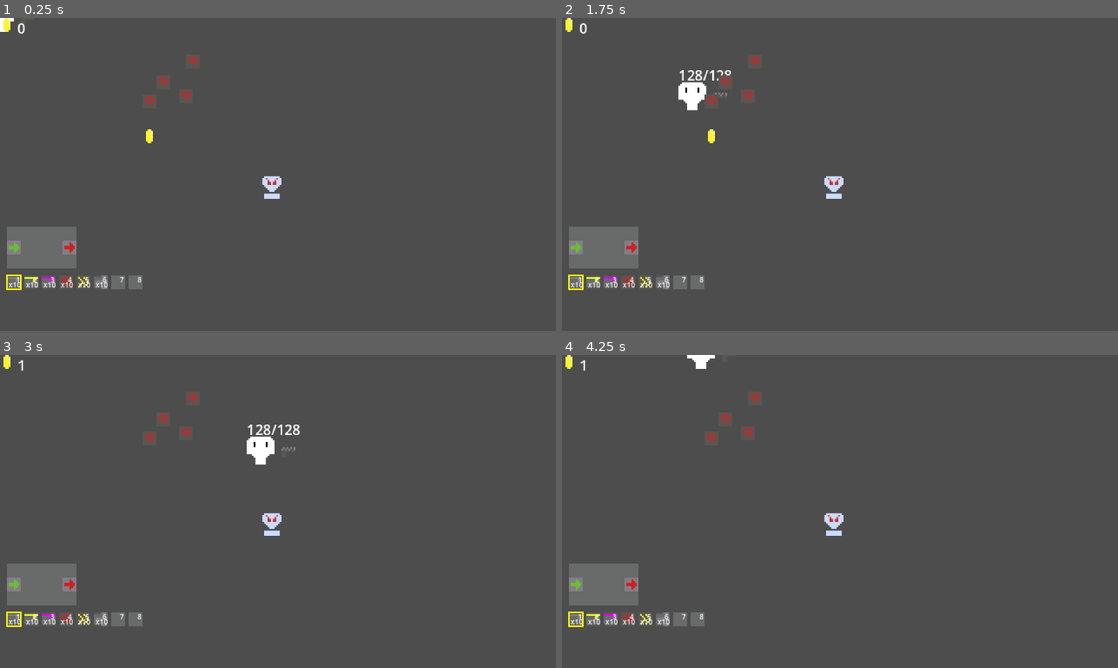
Above: before the commit, frames 1-4 (two rows, left to right).
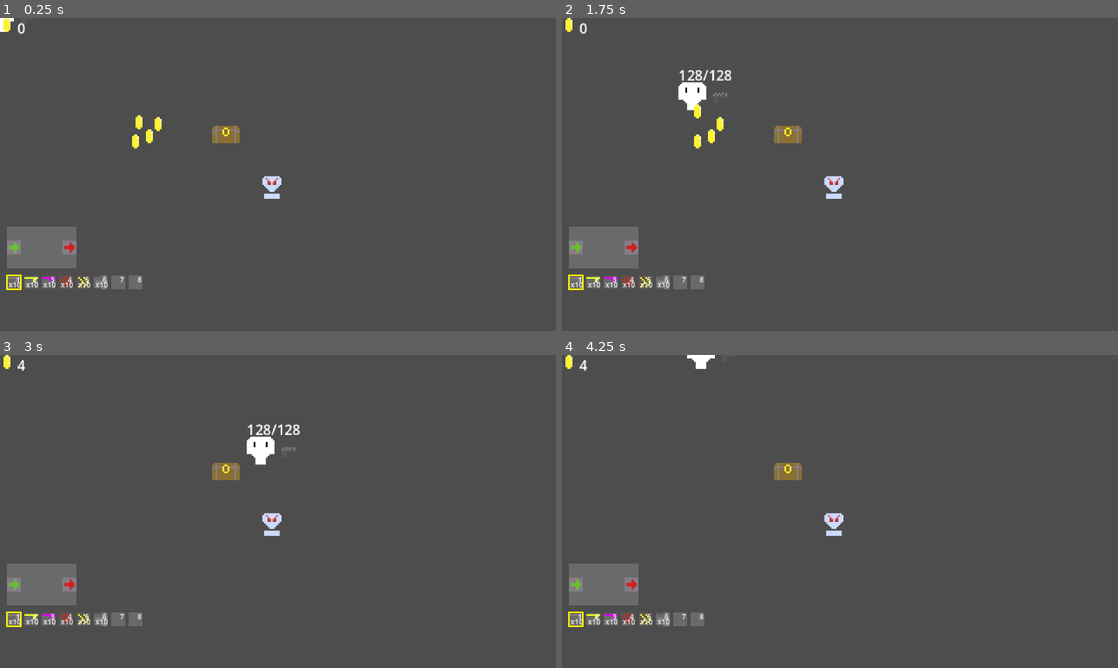
Above: after the commit, the same moments.

Repository: Kimbix/gun-factory-game
Game: Godot game, scene res://main.tscn
The game is run twice, just before and just after one commit, with the same random seed, the same clock (stepped at 60 frames per second) and the same inputs.
Inputs (mouse positions are in pixels of both pictures, inside the frame that each line leads up to):
- Up to frame 1 (0.25 s): no input
- Up to frame 2 (1.75 s): tap Enter at 0.5 s; move the mouse to (962, 158) at 0.52 s; hold D (move_right) 0.53-1.28 s; hold E (interact) 0.53-1.28 s; move the mouse to (728, 190) at 1.27 s; hold S (move_down) from 1.28 s (still down); click (728, 190) at 1.35 s; tap E (interact) at 1.55 s
- Up to frame 3 (3 s): move the mouse to (333, 442) at 2.02 s; release S (move_down) at 2.03 s; hold D (move_right) 2.03-2.78 s; hold E (interact) 2.03-2.78 s; move the mouse to (250, 574) at 2.77 s; hold W (move_up) from 2.78 s (still down); tap 1 at 2.85 s
- Up to frame 4 (4.25 s): tap E (interact) at 3.05 s; move the mouse to (1006, 558) at 3.52 s; release W (move_up) at 3.53 s; hold A (move_left) from 3.53 s (still down); hold E (interact) from 3.53 s (still down); tap 2 at 3.6 s

The runs differ from the first frame. In frame 1, 0.6% of the frame differs, in the area x 23-44%, y 12-42%; in frame 2, 0.6%; in frame 3, 0.5%; in frame 4, 0.5%.

Commit message:
Chest: E to open, spawns coins + loot items on floor

Diff:
--- a/main.tscn
+++ b/main.tscn
@@ -2,9 +2,8 @@
 
 [ext_resource type="PackedScene" uid="uid://ebp2kbcqqaso" path="res://player.tscn" id="1_player_scene"]
 [ext_resource type="PackedScene" uid="uid://x4x73fufhfjf" path="res://target_dummy.tscn" id="2_target"]
-[ext_resource type="PackedScene" uid="uid://draegw5d5jk4x" path="res://item_pickup.tscn" id="3_1bvp3"]
-[ext_resource type="Script" path="res://scripts/items/coin_pickup.gd" id="5_coin"]
-[ext_resource type="Resource" uid="uid://btqfkhvfby77p" path="res://assets/components/damage_processor.tres" id="4_272bh"]
+[ext_resource type="Script" uid="uid://b2b34ita7bub0" path="res://scripts/items/coin_pickup.gd" id="5_coin"]
+[ext_resource type="Script" path="res://scripts/world/chest.gd" id="6_chest"]
 
 [node name="Main" type="Node2D" unique_id=1436259564]
 
@@ -13,22 +12,22 @@
 [node name="TargetDummy" parent="." unique_id=1211591133 instance=ExtResource("2_target")]
 position = Vector2(157, 96)
 
-[node name="ItemPickup" parent="." unique_id=270444595 instance=ExtResource("3_1bvp3")]
-position = Vector2(86, 48)
-component_type = ExtResource("4_272bh")
+[node name="CoinPickup" type="Node2D" parent="." unique_id=292352377]
+position = Vector2(86, 68)
+script = ExtResource("5_coin")
 
-[node name="ItemPickup2" parent="." unique_id=788022050 instance=ExtResource("3_1bvp3")]
-position = Vector2(107, 45)
-component_type = ExtResource("4_272bh")
+[node name="CoinPickup2" type="Node2D" parent="." unique_id=2117673025]
+position = Vector2(91, 61)
+script = ExtResource("5_coin")
 
-[node name="ItemPickup3" parent="." unique_id=1675306936 instance=ExtResource("3_1bvp3")]
-position = Vector2(94, 37)
-component_type = ExtResource("4_272bh")
+[node name="CoinPickup3" type="Node2D" parent="." unique_id=1872969959]
+position = Vector2(80, 60)
+script = ExtResource("5_coin")
 
-[node name="ItemPickup4" parent="." unique_id=547948646 instance=ExtResource("3_1bvp3")]
-position = Vector2(111, 25)
-component_type = ExtResource("4_272bh")
+[node name="CoinPickup4" type="Node2D" parent="." unique_id=1489734727]
+position = Vector2(78, 71)
+script = ExtResource("5_coin")
 
-[node name="CoinPickup" type="Node2D" parent="."]
-script = ExtResource("5_coin")
-position = Vector2(86, 68)
+[node name="Chest" type="Node2D" parent="."]
+script = ExtResource("6_chest")
+position = Vector2(130, 67)
--- a/scripts/player/player.gd
+++ b/scripts/player/player.gd
@@ -35,6 +35,12 @@
 
 func _unhandled_input(event: InputEvent) -> void:
 	if event.is_action_pressed(&"interact"):
+		for area in _interact_area.get_overlapping_areas():
+			var chest := area.get_parent() as Chest
+			if chest != null:
+				chest.open()
+				_spawn_pickup_message("Chest Opened")
+				return
 		var closest: ItemPickup = null
 		var closest_dist := INF
 		for area in _interact_area.get_overlapping_areas():
--- /dev/null
+++ b/scripts/world/chest.gd
@@ -0,0 +1,56 @@
+class_name Chest
+extends Node2D
+
+@export var coin_min: int = 1
+@export var coin_max: int = 5
+@export var loot_table: Array[Dictionary] = []
+
+var _opened: bool = false
+var _sprite: Sprite2D
+var _area: Area2D
+
+
+func _ready() -> void:
+	_sprite = Sprite2D.new()
+	_sprite.texture = load("res://assets/world/spr_chest.png")
+	add_child(_sprite)
+
+	_area = Area2D.new()
+	_area.collision_layer = 8
+	var shape := CollisionShape2D.new()
+	shape.shape = RectangleShape2D.new()
+	shape.shape.size = Vector2(8, 8)
+	_area.add_child(shape)
+	add_child(_area)
+
+
+func open() -> void:
+	if _opened:
+		return
+	_opened = true
+	var count := randi_range(coin_min, coin_max)
+	for i in count:
+		_spawn_coin()
+	for entry in loot_table:
+		var type := entry.get(&"type") as ComponentType
+		if type == null:
+			continue
+		if randf() >= entry.get(&"chance", 1.0):
+			continue
+		var item_count: int = entry.get(&"count", 1)
+		for j in item_count:
+			_spawn_item(type)
+
+
+func _spawn_coin() -> void:
+	var coin := CoinPickup.new()
+	coin.value = 1
+	coin.position = global_position + Vector2(randf_range(-12.0, 12.0), randf_range(-12.0, 12.0))
+	get_parent().add_child(coin)
+
+
+func _spawn_item(type: ComponentType) -> void:
+	var pickup := ItemPickup.new()
+	pickup.component_type = type
+	pickup.position = global_position + Vector2(randf_range(-12.0, 12.0), randf_range(-12.0, 12.0))
+	get_parent().add_child(pickup)
Not shown, added: scripts/world/chest.gd.uid
